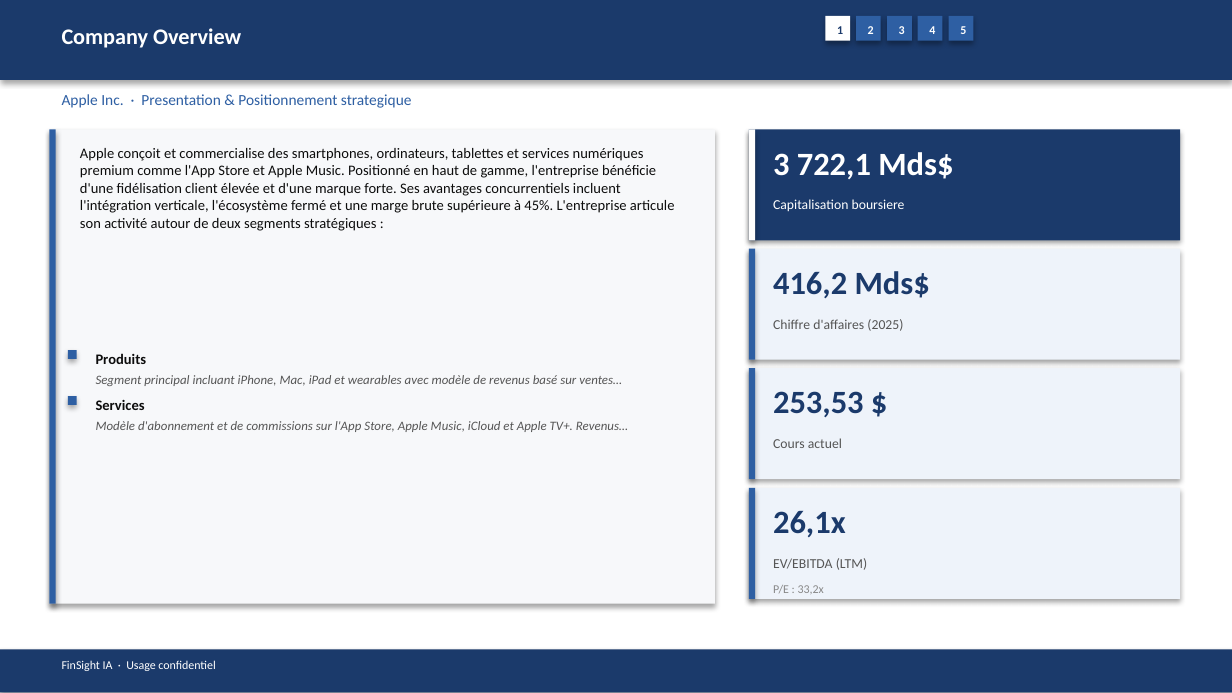
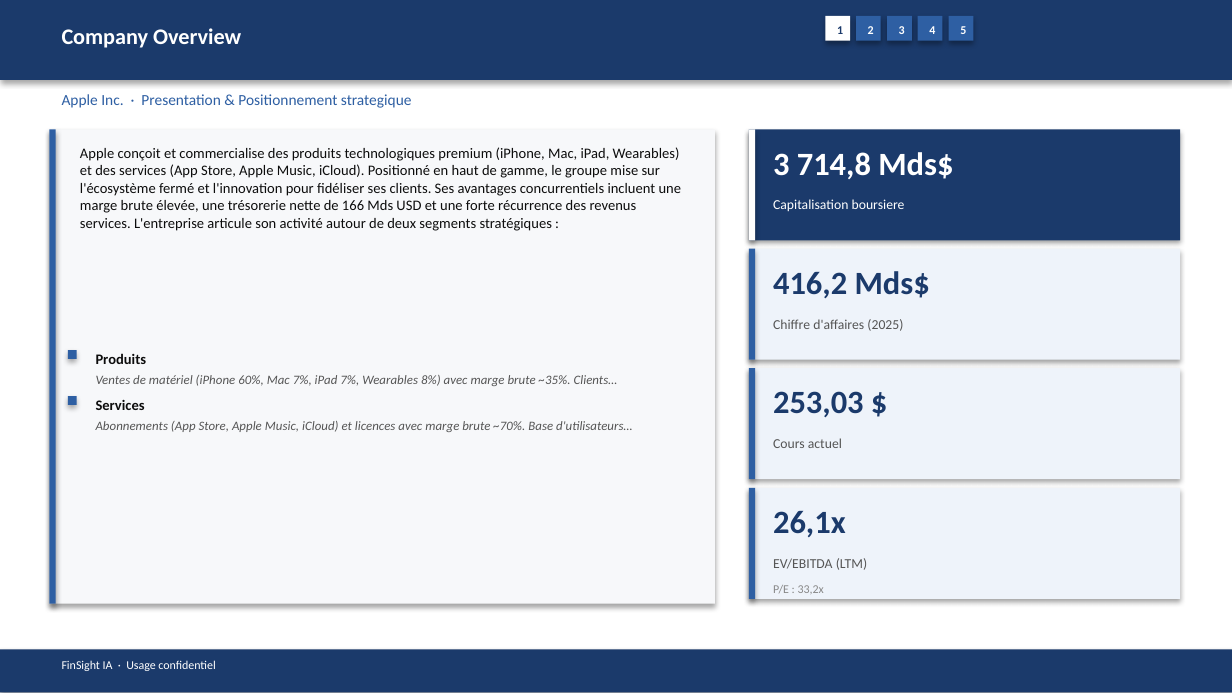
Before and after one commit to baptistejeh07-art/finsight-ia, a slide deck: slide 5 of preview/AAPL/AAPL_pitchbook.pptx. Drawn at 1232x693 pixels with LibreOffice and Linux fonts; fonts in the diff are those of the drawing. Boxes give left, top, right and bottom in pixels: in the first picture for what was removed or moved away, otherwise in the second. Text is boxed around its words. In the diff, an @@ line names an element or a change of style, - is before the commit and + after.

```diff
--- a/preview/AAPL/AAPL_pitchbook.pptx
+++ b/preview/AAPL/AAPL_pitchbook.pptx
@@ text at (x1=80, y1=147, x2=682, y2=231): text changed @@
-Apple conçoit et commercialise des smartphones, ordinateurs, tablettes et services numériques premium comme l'App Store et Apple Music. Positionné en haut de gamme, l'entreprise bénéficie d'une fidélisation client élevée et d'une marque forte. Ses avantages concurrentiels incluent l'intégration verticale, l'écosystème fermé et une marge brute supérieure à 45%. L'entreprise articule son activité autour de deux segments stratégiques :
+Apple conçoit et commercialise des produits technologiques premium (iPhone, Mac, iPad, Wearables) et des services (App Store, Apple Music, iCloud). Positionné en haut de gamme, le groupe mise sur l'écosystème fermé et l'innovation pour fidéliser ses clients. Ses avantages concurrentiels incluent une marge brute élevée, une trésorerie nette de 166 Mds USD et une forte récurrence des revenus services. L'entreprise articule son activité autour de deux segments stratégiques :
@@ text at (x1=773, y1=152, x2=953, y2=179): text changed @@
-3 722,1 Mds$
+3 714,8 Mds$
@@ text at (x1=96, y1=375, x2=618, y2=386): text changed @@
-Segment principal incluant iPhone, Mac, iPad et wearables avec modèle de revenus basé sur ventes…
+Ventes de matériel (iPhone 60%, Mac 7%, iPad 7%, Wearables 8%) avec marge brute ~35%. Clients…
@@ text at (x1=773, y1=391, x2=864, y2=417): text changed @@
-253,53 $
+253,03 $
@@ text at (x1=96, y1=421, x2=632, y2=432): text changed @@
-Modèle d'abonnement et de commissions sur l'App Store, Apple Music, iCloud et Apple TV+. Revenus…
+Abonnements (App Store, Apple Music, iCloud) et licences avec marge brute ~70%. Base d'utilisateurs…
```
Also in this commit, not shown: 14 other slides changed, 3 other files.
